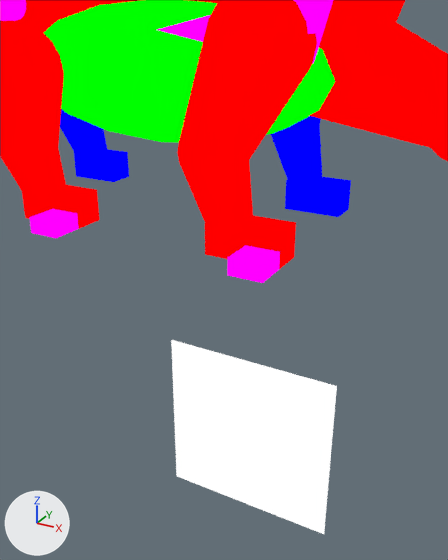
Before and after pictures for a commit that changed the Blender file assets-source/blender/motion/kentrosaurus-roar.blend.
Before and after are seen from a 50 mm lens placed at (73.81, -34.71, 12.56), pointed at (70.89, -29.39, 9.9). Lighting does not change. The marker at lower left points along +X, +Y and +Z. The picture after the commit comes second.

In view in the first picture: 'DinoTycoon_Motion_kentrosaurus_roar_belly', 'DinoTycoon_Motion_kentrosaurus_roar_eye', 'DinoTycoon_Motion_kentrosaurus_roar_far_front_foot', 'DinoTycoon_Motion_kentrosaurus_roar_near_back_0', 'DinoTycoon_Motion_kentrosaurus_roar_near_back_joint_0', 'DinoTycoon_Motion_kentrosaurus_roar_near_front_0', 'DinoTycoon_Motion_kentrosaurus_roar_near_front_1', 'DinoTycoon_Motion_kentrosaurus_roar_near_front_foot', 'DinoTycoon_Motion_kentrosaurus_roar_near_front_joint_0', 'DinoTycoon_Motion_kentrosaurus_roar_neck_0', 'DinoTycoon_Motion_kentrosaurus_roar_neck_joint_0', 'DinoTycoon_Motion_kentrosaurus_roar_trunk' and 22 more.
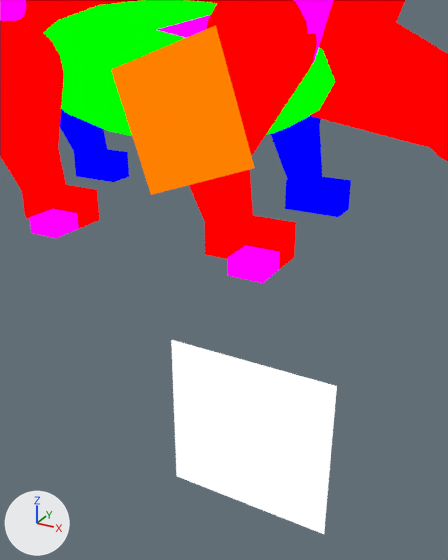
The newer file adds a shape key; the second version is drawn at full value of the shape key 'roar_04' of 'DinoTycoon_Motion_kentrosaurus_roar_eye_white', and the change is written as the vertex moves it makes.

Pixel boxes [x1, y1, x2, y2] of what changed, in the pictures (448 x 560 px):
'DinoTycoon_Motion_kentrosaurus_roar_eye_white', added (orange): after [111, 26, 255, 195]
'DinoTycoon_Motion_kentrosaurus_roar_near_front_joint_1', unchanged, covered by the edit: before [177, 124, 231, 186]; after [198, 176, 226, 186]

The change, as a list of edits to the scene's bpy script:
```text
Add mat_dinotycoon_role_y:
    mat_dinotycoon_role_y = emission_material('DinoTycoon_Role_Y')
    mat_dinotycoon_role_y.base_color = (1.0, 0.216, 0.0)  # orange #ff8000
Add me_dinotycoon_motion_kentrosaurus_roar_sample_eye_white:
    me_dinotycoon_motion_kentrosaurus_roar_sample_eye_white.from_pydata([(69.26, -29.0, 11.94), (70.58, -29.0, 12.4), (71.04, -29.0, 11.04), (69.71, -29.0, 10.58), (69.26, -29.0, 11.94), (70.58, -29.0, 12.4), (71.04, -29.0, 11.04), (69.71, -29.0, 10.58)], [], [(3, 2, 1, 0), (4, 5, 6, 7), (0, 1, 5, 4), (1, 2, 6, 5), (2, 3, 7, 6), (3, 0, 4, 7)])
    me_dinotycoon_motion_kentrosaurus_roar_sample_eye_white.materials.append(mat_dinotycoon_role_y)  # orange #ff8000
Add ob_dinotycoon_motion_kentrosaurus_roar_eye_white:
    ob_dinotycoon_motion_kentrosaurus_roar_eye_white = bpy.data.objects.new('DinoTycoon_Motion_kentrosaurus_roar_eye_white', me_dinotycoon_motion_kentrosaurus_roar_sample_eye_white)
    ob_dinotycoon_motion_kentrosaurus_roar_eye_white.location = (0.0, 0.0, 0.0)
```
